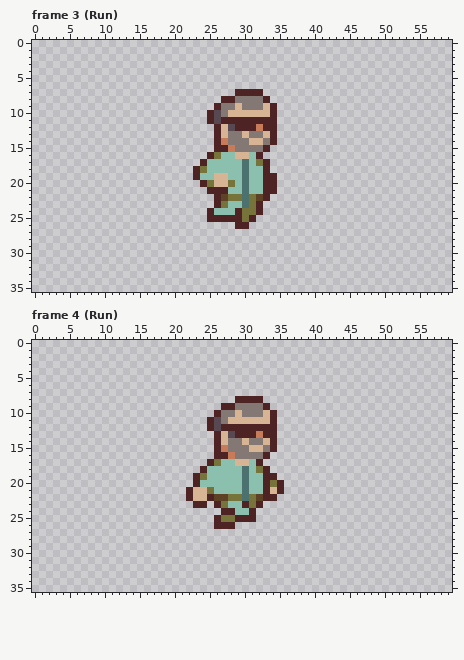
Two versions of one pixel-art file, resources/art/raw/character_animations/main_character_gun.aseprite. The picture above was drawn from the file before the commit.
60x36 pixels, 32 frames. Colours within 5 levels of each other are drawn and written as one. Shown: frame 3 (Run), frame 4 (Run). The commit also changed other frames, which this record leaves out.
Now the later version:
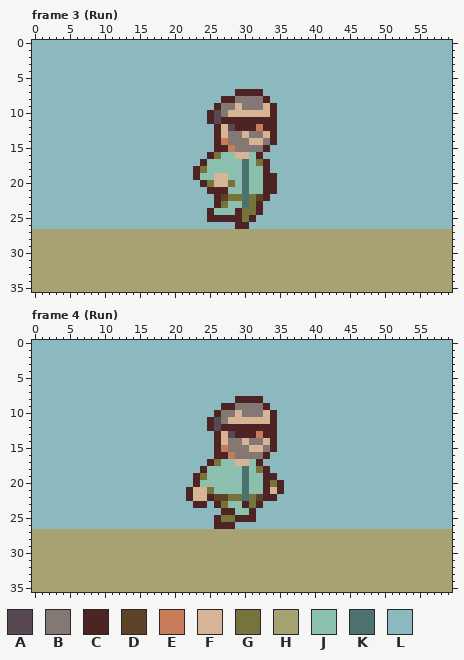
Palette (. is transparent): A #574852  B #847875  C #4e2323  D #5d4225  E #c77b58  F #d7b594  G #77743b  H #a7a273  J #8bbfae  K #4b726e  L #8cb8bf
What changed:
layer "bg" now shown
Frame 3 (Run), layer "bg":
The edit adds colour H in rows 27 to 35 at x 0 to 59.
The edit adds colour L in rows 0 to 6 at x 0 to 59; in row 7 at x 0 to 28 and 33 to 59; in row 8 at x 0 to 26 and 34 to 59; in row 9 at x 0 to 25 and 35 to 59; in rows 10 to 11 at x 0 to 24 and 35 to 59; in rows 12 to 14 at x 0 to 25 and 35 to 59.
The edit adds colour L in row 15 at x 0 to 25 and 34 to 59; in row 16 at x 0 to 24 and 33 to 59; in row 17 at x 0 to 23 and 34 to 59; in row 18 at x 0 to 22 and 34 to 59; in row 19 at x 0 to 22 and 35 to 59; in row 20 at x 0 to 23 and 35 to 59.
The edit adds colour L in row 21 at x 0 to 24 and 35 to 59; in row 22 at x 0 to 25 and 34 to 59; in row 23 at x 0 to 25 and 33 to 59; in row 24 at x 0 to 24 and 33 to 59; in row 25 at x 0 to 24 and 32 to 59; in row 26 at x 0 to 28 and 31 to 59.
Frame 4 (Run), layer "bg":
The edit adds colour H in rows 27 to 35 at x 0 to 59.
The edit adds colour L in rows 0 to 7 at x 0 to 59; in row 8 at x 0 to 28 and 33 to 59; in row 9 at x 0 to 26 and 34 to 59; in row 10 at x 0 to 25 and 35 to 59; in rows 11 to 12 at x 0 to 24 and 35 to 59; in rows 13 to 15 at x 0 to 25 and 35 to 59.
The edit adds colour L in row 16 at x 0 to 25 and 34 to 59; in row 17 at x 0 to 24 and 33 to 59; in row 18 at x 0 to 23 and 34 to 59; in row 19 at x 0 to 22 and 35 to 59; in row 20 at x 0 to 22 and 36 to 59; in row 21 at x 0 to 21 and 36 to 59.
The edit adds colour L in row 22 at x 0 to 21 and 35 to 59; in row 23 at x 0 to 22, 25 and 33 to 59; in row 24 at x 0 to 26 and 32 to 59; in row 25 at x 0 to 25 and 32 to 59; in row 26 at x 0 to 25 and 29 to 59.
Where, in picture pixels (left, top, right, bottom), the same in both pictures:
added: (32, 40, 452, 292)
added: (32, 340, 452, 592)
